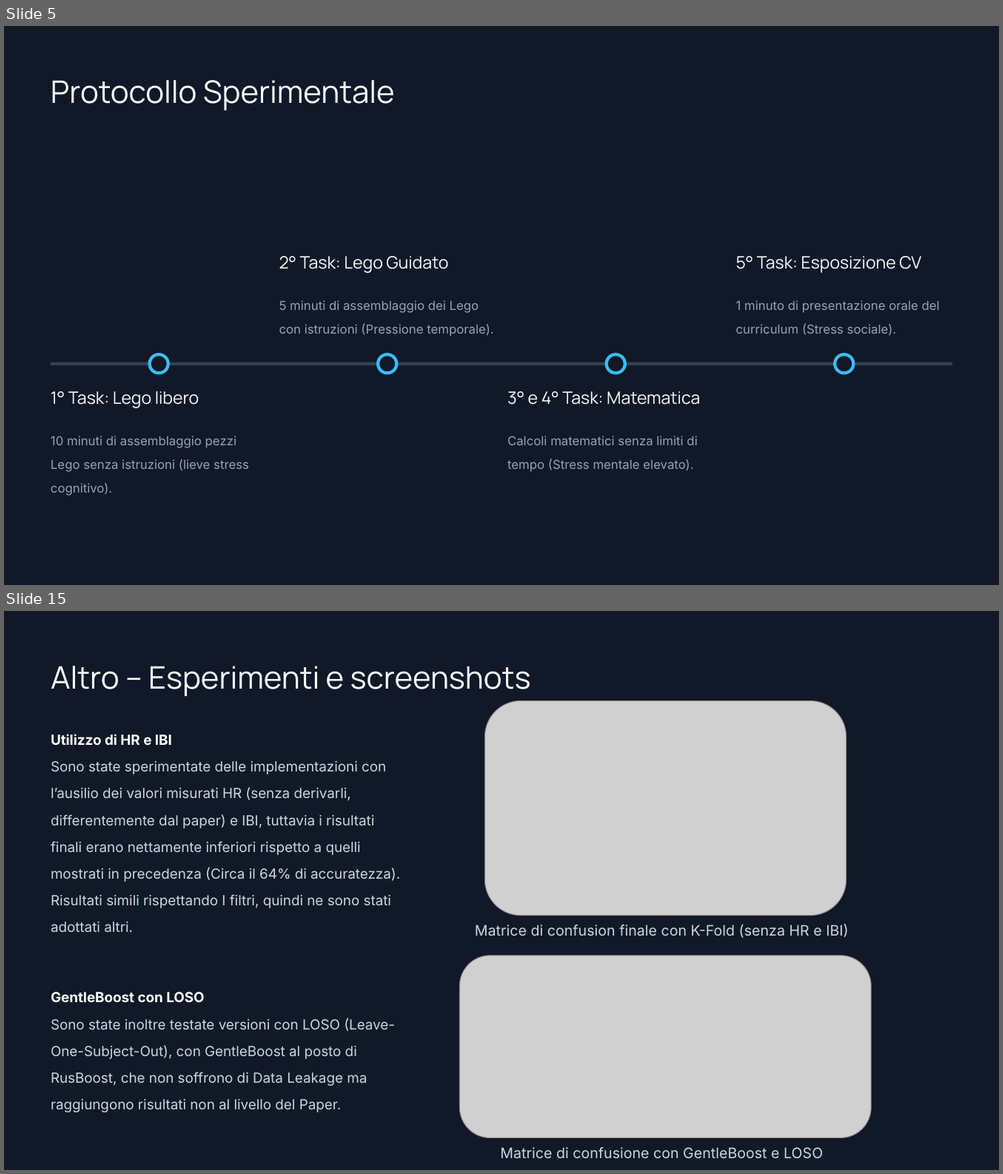
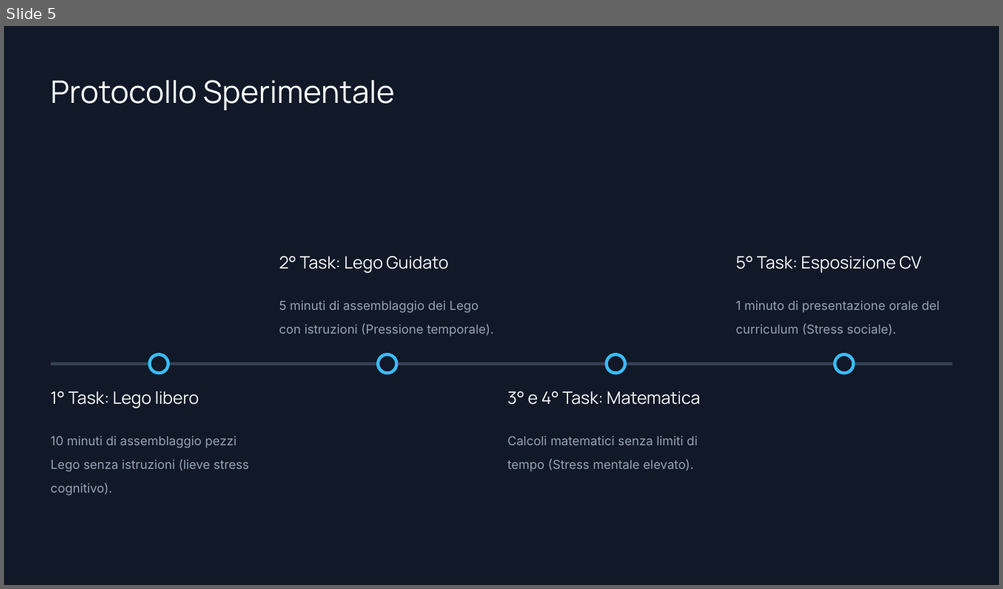
Before and after one commit to GABRYCA/ml-stress-rest, a slide deck: Progetto Interfacce Uomo-Macchina.pptx. Shown one above the other, each under a label of ours: slides 5 and 15 before the commit, slide 5 after it; the slides between them are not shown. The pictures are 1003x1174 and 1003x589 pixels, drawn with LibreOffice and Linux fonts; fonts in the diff are those of the drawing; grey boxes stand for pictures; background and template pictures are left out. Boxes give left, top, right and bottom in pixels: in the first picture for what was removed or moved away, otherwise in the second. Text is boxed around its words. In the diff, an @@ line names an element or a change of style, - is before the commit and + after.

Commit message:
Changelogs: - Aggiunti i file spostati e creati ieri che non erano in staging. - Variante sperimentale, ma ancora con un cattivo recall.

```diff
--- a/Progetto Interfacce Uomo-Macchina.pptx
+++ b/Progetto Interfacce Uomo-Macchina.pptx
@@ slide 15 removed at (4, 611, 999, 1170), background picture (left out) @@
@@ text removed at (51, 666, 531, 696) @@
-Altro – Esperimenti e screenshots
@@ picture removed at (484, 701, 845, 916) @@
@@ text removed at (51, 734, 400, 932) @@
-Utilizzo di HR e IBI
-Sono state sperimentate delle implementazioni con l’ausilio dei valori misurati HR (senza derivarli, differentemente dal paper) e IBI, tuttavia i risultati finali erano nettamente inferiori rispetto a quelli mostrati in precedenza (Circa il 64% di accuratezza). Risultati simili rispettando I filtri, quindi ne sono stati adottati altri.
@@ text removed at (475, 924, 848, 938) @@
-Matrice di confusion finale con K-Fold (senza HR e IBI)
@@ picture removed at (460, 956, 871, 1139) @@
@@ text removed at (51, 992, 395, 1113) @@
-GentleBoost con LOSO
-Sono state inoltre testate versioni con LOSO (Leave-One-Subject-Out), con GentleBoost al posto di RusBoost, che non soffrono di Data Leakage ma raggiungono risultati non al livello del Paper.
@@ text removed at (500, 1147, 822, 1159) @@
-Matrice di confusione con GentleBoost e LOSO
```
Also in this commit, not shown: 6 slides changed, 3 slides added, 7 other slides removed, 6 other files.
